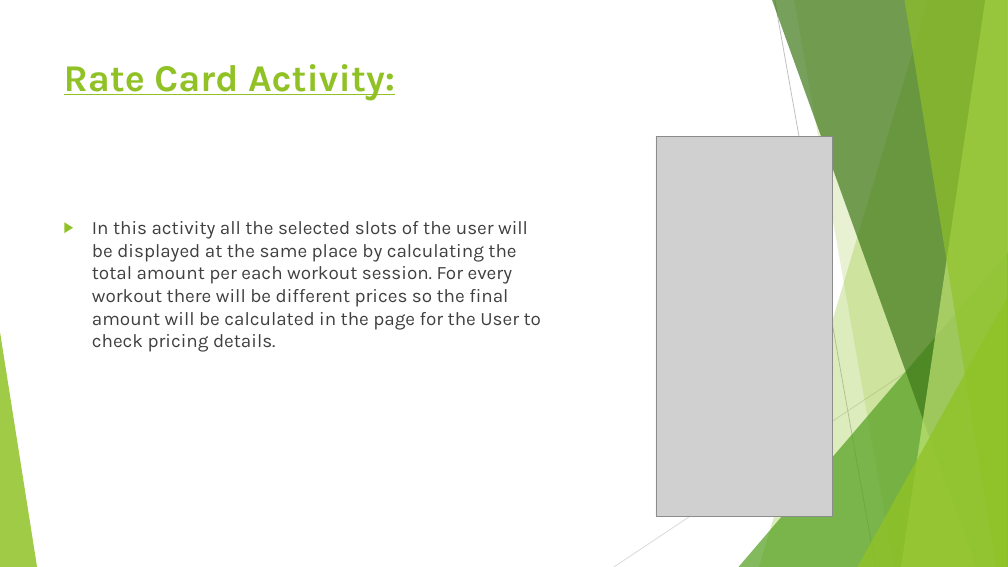
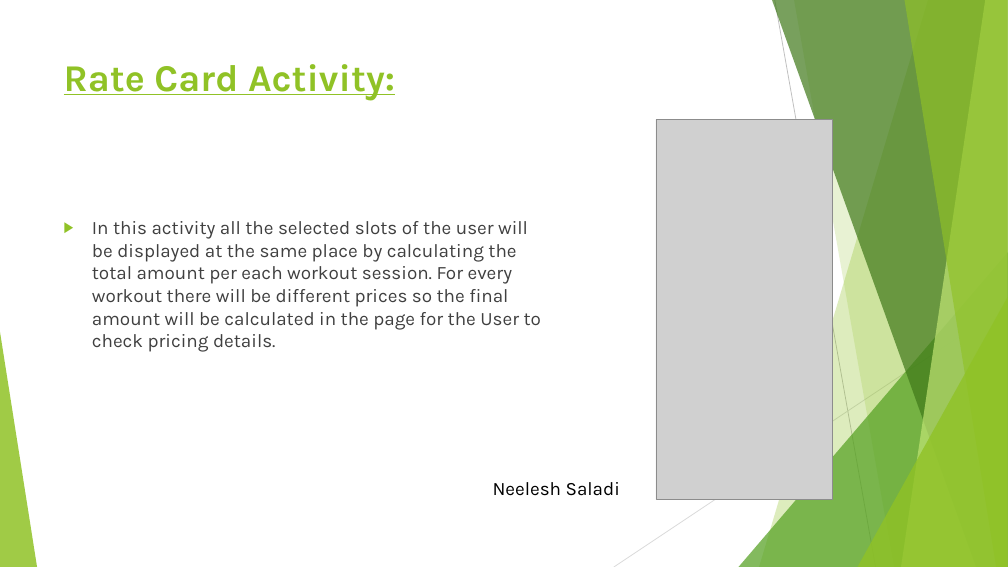
Before and after one commit to neeleshsaladi/Android-Project, a slide deck: slide 13 of Be-Fit Android.pptx. Drawn at 1008x567 pixels with LibreOffice and Linux fonts; fonts in the diff are those of the drawing; grey boxes stand for pictures. Boxes give left, top, right and bottom in pixels: in the first picture for what was removed or moved away, otherwise in the second. Text is boxed around its words. In the diff, an @@ line names an element or a change of style, - is before the commit and + after.

```diff
--- a/Be-Fit Android.pptx
+++ b/Be-Fit Android.pptx
@@ picture: place and size @@
-picture at bbox=[656, 137, 833, 517]
+picture at bbox=[656, 119, 833, 500]
@@ text added at bbox=[493, 482, 620, 496], 18 pt, text #000000 @@
+Neelesh Saladi
```
Also in this commit, not shown: 13 other slides changed, 1 slide added.
